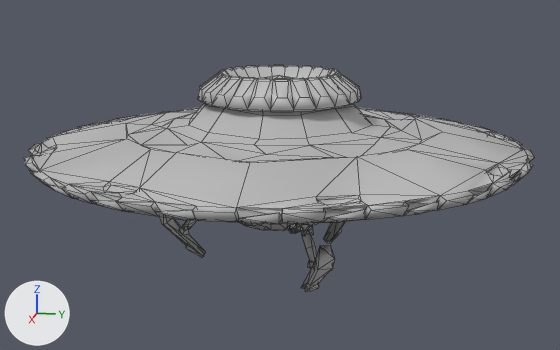
Two versions of the FBX model Assets/Models/ship/spaceship_LOD2.fbx, one commit apart.
Both versions are drawn from a camera (50 mm lens) standing at (1.13, 0.227, 0.424) and looking at (0.004, 0.002, 0.142). The axes (+X, +Y, +Z) are drawn at lower left. The lights are the same throughout. Mesh edges are drawn as thin lines. Where no turn or scale is listed for an object, it has been applied to the vertices.

Names of what the first picture shows: 'ship_N10r_env_low'.
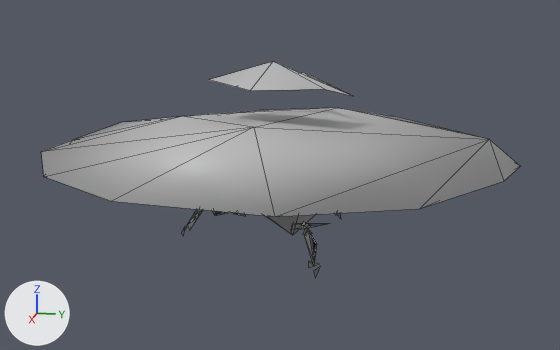
What differs and where, as boxes [x1, y1, x2, y2] in the pictures (560 x 350 px):
'ship_N10r_env_low', reshaped: before [24, 65, 534, 292]; after [41, 61, 521, 277]
part 1 of me_mesh_001, rebuilt (27% shorter): before [24, 75, 534, 224]; after [41, 108, 521, 217]
part 2 of me_mesh_001, rebuilt (13% narrower, 25% shorter): before [198, 65, 361, 112]; after [210, 61, 352, 96]
part 3 of me_mesh_001, rebuilt: before [239, 222, 320, 231]; after [265, 215, 314, 235]
part 4 of me_mesh_001, rebuilt (12% narrower): before [302, 231, 317, 262]; after [304, 231, 317, 262]
part 5 of me_mesh_001, rebuilt: before [185, 220, 197, 229]; after [187, 209, 203, 230]
part 6 of me_mesh_001, rebuilt: before [301, 223, 311, 229]; after [303, 222, 311, 229]
part 7 of me_mesh_001, rebuilt: before [301, 226, 313, 236]; after [303, 227, 311, 234]
part 8 of me_mesh_001, cut back: before [159, 216, 345, 292]; after [182, 211, 340, 277]

The change, as a list of edits to the scene's bpy script:
```text
Change me_mesh_001:
    used by ob_ship_n10r_env_low; location = (0.0, 0.0, 0.0)
    remove me_mesh_001.from_pydata(...)  # 1422 vertices, 2060 faces; spans x -0.367..0.367, y -0.367..0.367, z 0.0..0.299
    add me_mesh_001.from_pydata(...)  # 143 vertices, 106 faces; spans x -0.349..0.342, y -0.349..0.349, z 0.032..0.317
    me_mesh_001 part 1: the loose piece of 658 vertices spanning x -0.367..0.367, y -0.367..0.367, z 0.142..0.294 is rebuilt with 29 vertices and now spans x -0.349..0.342, y -0.349..0.349, z 0.147..0.24
    me_mesh_001 part 2: the loose piece of 240 vertices spanning x -0.121..0.121, y -0.121..0.121, z 0.257..0.299 is rebuilt with 8 vertices and now spans x -0.105..0.106, y -0.102..0.109, z 0.261..0.317
    me_mesh_001 part 3: the loose piece of 196 vertices spanning x -0.125..0.125, y -0.125..0.125, z 0.067..0.146 is rebuilt with 7 vertices and now spans x -0.111..0.111, y -0.123..0.123, z 0.053..0.154
    me_mesh_001 part 4: the loose piece of 18 vertices spanning x 0.1..0.133, y 0.055..0.078, z 0.046..0.09 is rebuilt with 5 vertices and now spans x 0.104..0.129, y 0.057..0.075, z 0.044..0.09
    me_mesh_001 part 5: the loose piece of 18 vertices spanning x -0.009..0.007, y -0.154..-0.116, z 0.046..0.09 is rebuilt with 5 vertices and now spans x -0.003..0.012, y -0.149..-0.119, z 0.044..0.09
    me_mesh_001 part 6: the loose piece of 9 vertices spanning x 0.094..0.109, y 0.052..0.065, z 0.085..0.1 is rebuilt with 3 vertices and now spans x 0.097..0.103, y 0.054..0.066, z 0.085..0.099
    me_mesh_001 part 7: the loose piece of 6 vertices spanning x 0.096..0.114, y 0.051..0.069, z 0.082..0.095 is rebuilt with 3 vertices and now spans x 0.1..0.111, y 0.055..0.067, z 0.084..0.094
    me_mesh_001 part 8: 207 vertices removed from x -0.173..0.17, y -0.192..0.107, z 0.0..0.101; 56 vertices added at x -0.162..0.163, y -0.188..0.094, z 0.032..0.1
```
